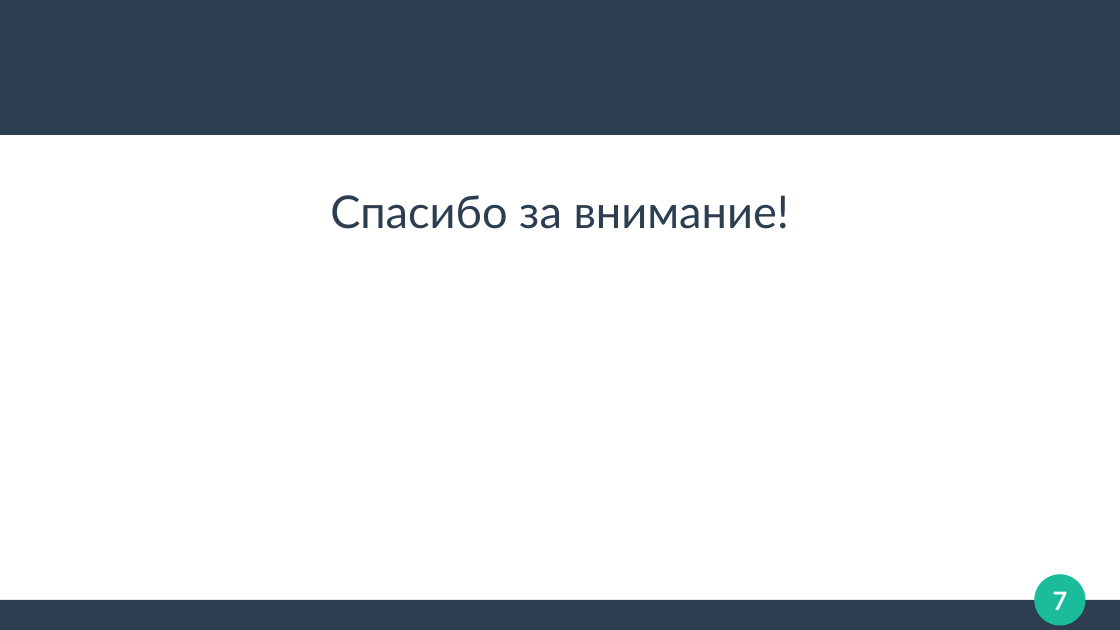
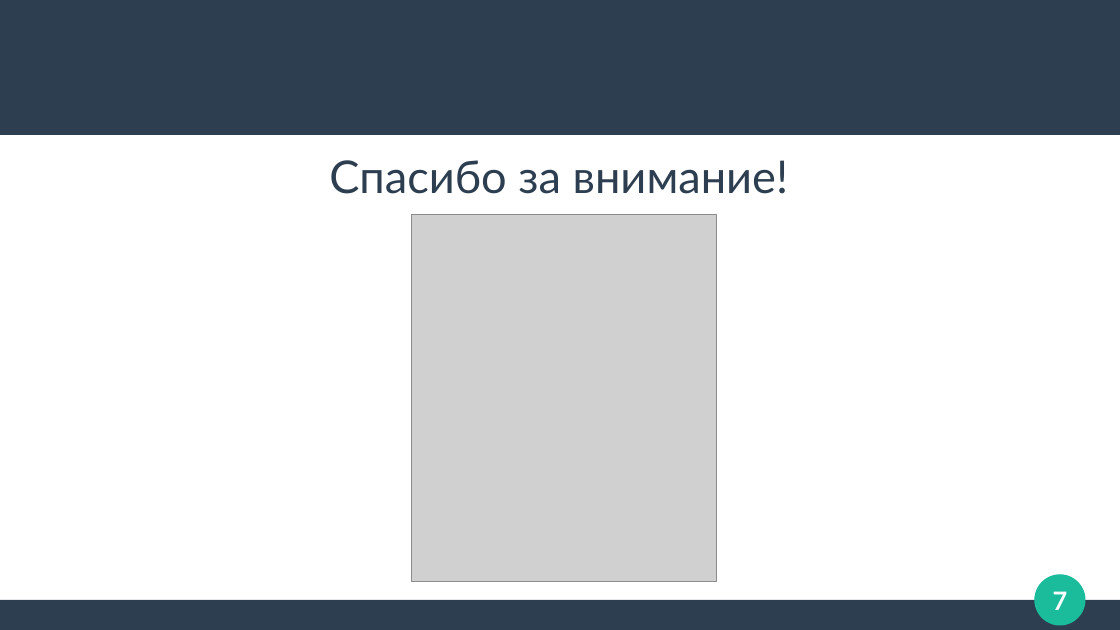
Before and after one commit to dast3rr/pygameproject_2DPlaformer, a slide deck: slide 7 of doc/презентация.pptx. Drawn at 1120x630 pixels with LibreOffice and Linux fonts; fonts in the diff are those of the drawing; grey boxes stand for pictures. Boxes give left, top, right and bottom in pixels: in the first picture for what was removed or moved away, otherwise in the second. Text is boxed around its words. In the diff, an @@ line names an element or a change of style, - is before the commit and + after.

```diff
--- a/doc/презентация.pptx
+++ b/doc/презентация.pptx
@@ subtitle "Спасибо за внимание!": place and size @@
-subtitle "Спасибо за внимание!" at [330,195,790,229]
+subtitle "Спасибо за внимание!" at [329,160,789,194]
@@ subtitle "Спасибо за внимание!" at [329,160,789,194]: line spacing 1 to 0.9; more space between paragraphs @@
@@ picture added at [412,214,717,581] @@
```
Also in this commit, not shown: 3 other slides changed, 3 slides added, 3 slides removed, 5 other files.
